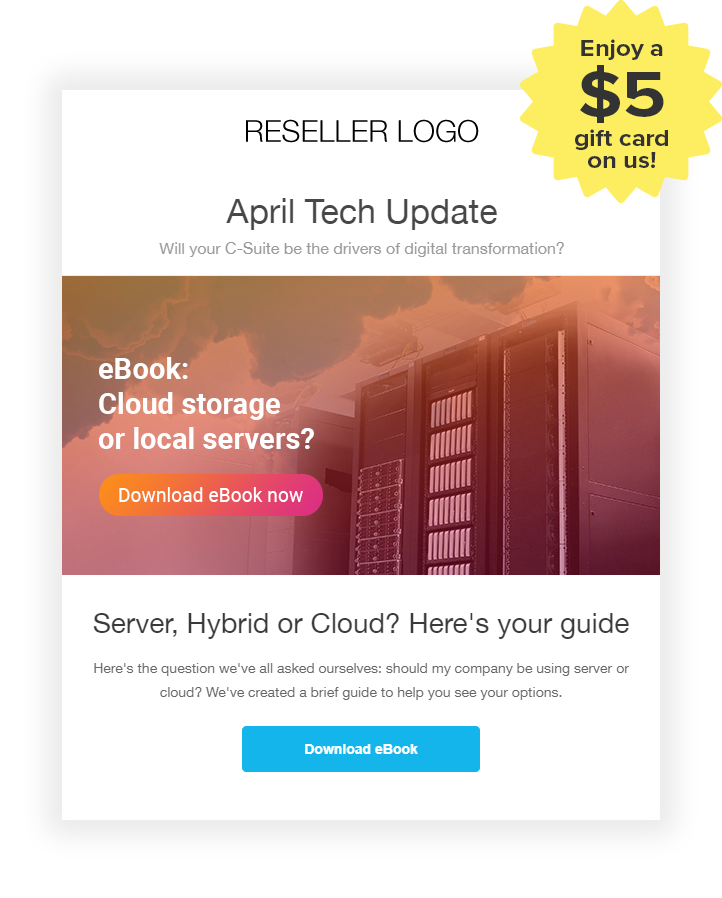
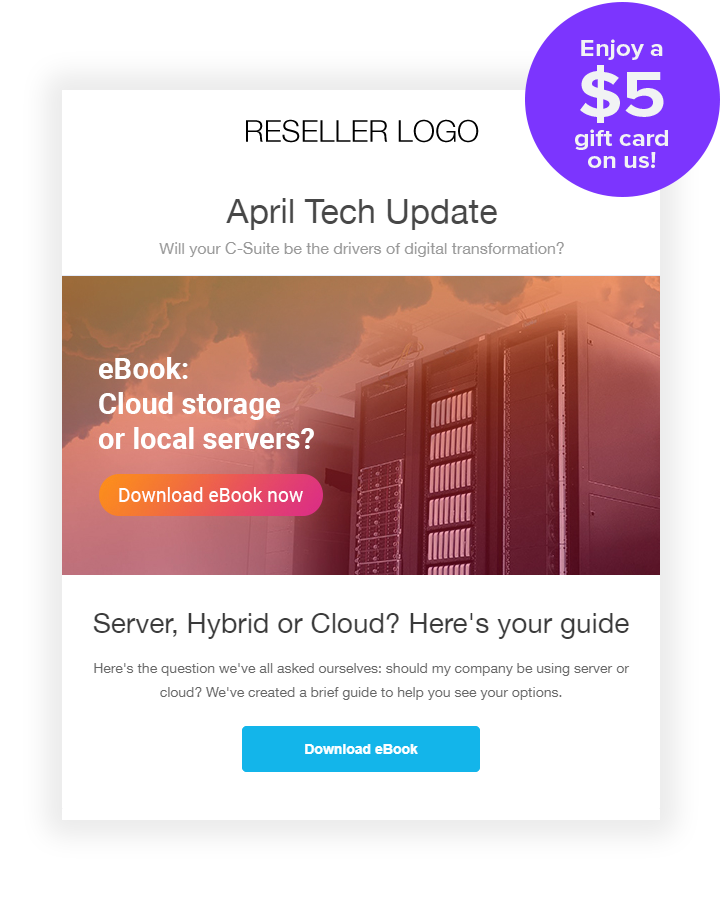
Layered file, before and after one edit (722×898). Changes by layer:
added layer "Ellipse 1" above "Vector Smart Object" over left=525, top=2, right=720, bottom=197
hid "Vector Smart Object" over left=520, top=0, right=722, bottom=203
